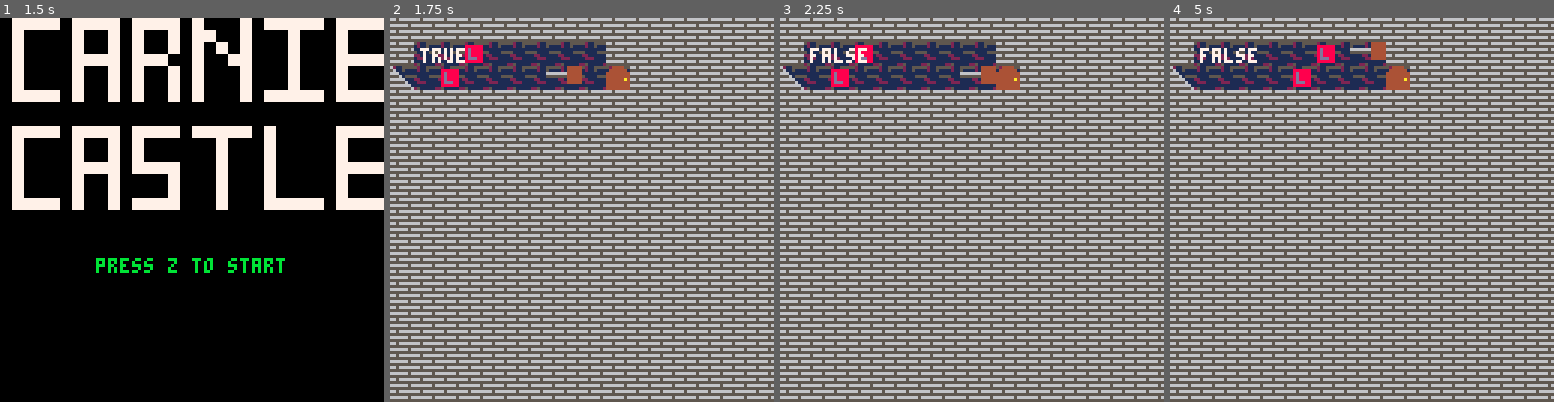
Above: before the commit, frames 1-4 (left to right).
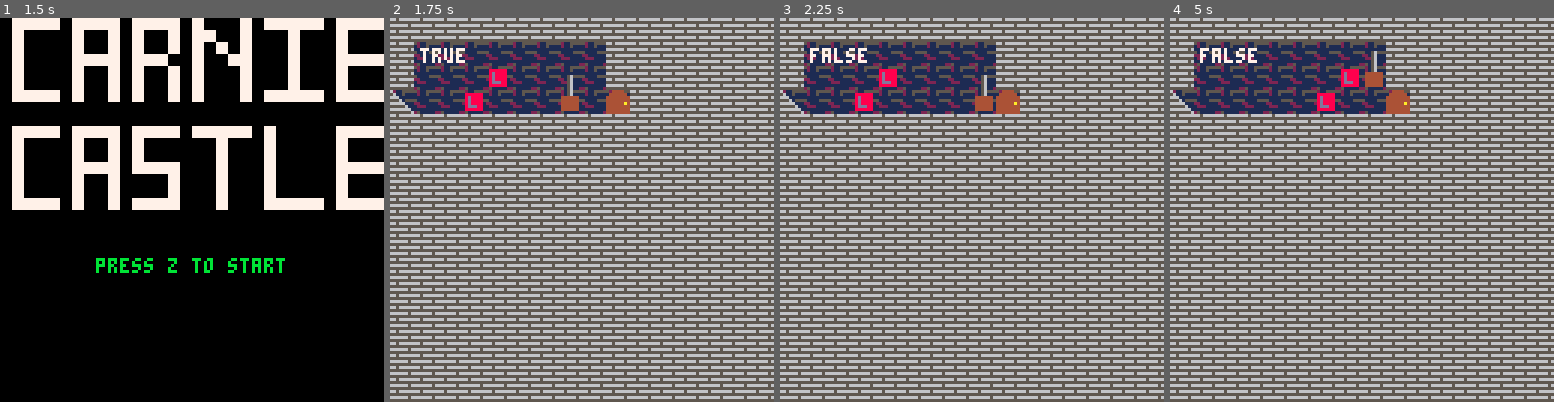
Above: after the commit, the same moments.

Repository: hhratcliffe/CarnieCastle
Game: PICO-8 cartridge carniecastle.p8
Two runs of this game, one before a commit and one after it. Both use one fixed random seed, a clock stepped at 60 frames per second and the inputs below.
Inputs:
- Up to frame 1 (1.5 s): tap X (X key) at 0.33, 1.07 s; tap O (Z key) at 0.7 s
- Up to frame 2 (1.75 s): hold Right from 1.6 s (still down); tap O (Z key) at 1.7 s
- Up to frame 3 (2.25 s): tap X (X key) at 1.85 s; release Right at 2.1 s; tap O (Z key) at 2.1 s; hold Up from 2.15 s (still down)
- Up to frame 4 (5 s): release Up at 2.42 s; hold Right 2.47-3.03 s; tap O (Z key) every 0.4 s from 2.5 to 4.9 s; tap X (X key) at 2.97, 4.08 s; hold Left 3.08-3.58 s; hold Down 3.63-3.97 s; hold Right 4.02-4.68 s; hold Up from 4.73 s (still down)

Frame 1 is identical in both runs. In frame 2, 4.9% of the frame differs, in the area x 0-63%, y 7-25%; in frame 3, 4.9%; in frame 4, 5.1%, in the area x 0-63%, y 6-25%.

Commit message:
New draft of modifyable game boards

Diff:
--- a/carniecastle.p8
+++ b/carniecastle.p8
@@ -20,52 +20,68 @@
 --temp variable used to simulate turn based movement
 pturn=true
 
+trueFloor={
+	"025,025,025,025,025,025,025,025,025,025,025,025,025,025,025,025",
+	"025,025,025,025,025,025,025,025,025,025,025,025,025,025,025,025",
+	"025,025,025,025,025,025,025,025,025,025,025,025,025,025,025,025",
+	"025,025,025,025,025,025,025,025,025,025,025,025,025,025,025,025",
+	"025,025,025,025,025,025,025,025,025,025,025,025,025,025,025,025",
+	"025,025,025,025,025,025,025,025,025,025,025,025,025,025,025,025",
+	"025,025,025,025,025,025,025,025,025,025,025,025,025,025,025,025",
+	"025,025,025,025,025,025,025,025,025,025,025,025,025,025,025,025",
+	"025,025,025,025,025,025,025,025,025,025,025,025,025,025,025,025",
+	"025,025,025,025,025,025,025,025,025,025,025,025,025,025,025,025",
+	"025,025,025,025,025,025,025,025,025,025,025,025,025,025,025,025",
+	"025,025,025,025,025,025,025,025,025,025,025,025,025,025,025,025",
+	"025,025,025,025,025,025,025,025,025,025,025,025,025,025,025,025",
+	"025,025,025,025,025,025,025,025,025,025,025,025,025,025,025,025",
+	"025,025,025,025,025,025,025,025,025,025,025,025,025,025,025,025",
+	"025,025,025,025,025,025,025,025,025,025,025,025,025,025,025,025"
+}
 --rooms
 --Generic Room
 --[[
-room1=
 {
-	"0,0,0,0,0,0,0,0,0,0,0,0,0,0,0,0",
-	"0,0,0,0,0,0,0,0,0,0,0,0,0,0,0,0",
-	"0,0,0,0,0,0,0,0,0,0,0,0,0,0,0,0",
-	"0,0,0,0,0,0,0,0,0,0,0,0,0,0,0,0",
-	"0,0,0,0,0,0,0,0,0,0,0,0,0,0,0,0",
-	"0,0,0,0,0,0,0,0,0,0,0,0,0,0,0,0",
-	"0,0,0,0,0,0,0,0,0,0,0,0,0,0,0,0",
-	"0,0,0,0,0,0,0,0,0,0,0,0,0,0,0,0",
-	"0,0,0,0,0,0,0,0,0,0,0,0,0,0,0,0",
-	"0,0,0,0,0,0,0,0,0,0,0,0,0,0,0,0",
-	"0,0,0,0,0,0,0,0,0,0,0,0,0,0,0,0",
-	"0,0,0,0,0,0,0,0,0,0,0,0,0,0,0,0",
-	"0,0,0,0,0,0,0,0,0,0,0,0,0,0,0,0",
-	"0,0,0,0,0,0,0,0,0,0,0,0,0,0,0,0",
-	"0,0,0,0,0,0,0,0,0,0,0,0,0,0,0,0",
-	"0,0,0,0,0,0,0,0,0,0,0,0,0,0,0,0"
+	"210,210,210,210,210,210,210,210,210,210,210,210,210,210,210,210",
+	"210,210,210,210,210,210,210,210,210,210,210,210,210,210,210,210",
+	"210,210,210,210,210,210,210,210,210,210,210,210,210,210,210,210",
+	"210,210,210,210,210,210,210,210,210,210,210,210,210,210,210,210",
+	"210,210,210,210,210,210,210,210,210,210,210,210,210,210,210,210",
+	"210,210,210,210,210,210,210,210,210,210,210,210,210,210,210,210",
+	"210,210,210,210,210,210,210,210,210,210,210,210,210,210,210,210",
+	"210,210,210,210,210,210,210,210,210,210,210,210,210,210,210,210",
+	"210,210,210,210,210,210,210,210,210,210,210,210,210,210,210,210",
+	"210,210,210,210,210,210,210,210,210,210,210,210,210,210,210,210",
+	"210,210,210,210,210,210,210,210,210,210,210,210,210,210,210,210",
+	"210,210,210,210,210,210,210,210,210,210,210,210,210,210,210,210",
+	"210,210,210,210,210,210,210,210,210,210,210,210,210,210,210,210",
+	"210,210,210,210,210,210,210,210,210,210,210,210,210,210,210,210",
+	"210,210,210,210,210,210,210,210,210,210,210,210,210,210,210,210",
+	"210,210,210,210,210,210,210,210,210,210,210,210,210,210,210,210"
 }
 ]]
-floor1=
-{
-	room1=
-	{
-		"0,0,0,0,0,0,0,0,0,0,0,0,0,0,0,0",
-		"0,0,0,0,0,0,0,0,0,0,0,0,0,0,0,0",
-		"0,0,0,0,0,0,0,0,0,0,0,0,0,0,0,0",
-		"0,0,0,0,0,0,0,0,0,0,0,0,0,0,0,0",
-		"0,0,0,0,0,0,0,0,0,0,0,0,0,0,0,0",
-		"0,0,0,0,0,0,0,0,0,0,0,0,0,0,0,0",
-		"0,0,0,0,0,0,0,0,0,0,0,0,0,0,0,0",
-		"0,0,0,0,0,0,0,0,0,0,0,0,0,0,0,0",
-		"0,0,0,0,0,0,0,0,0,0,0,0,0,0,0,0",
-		"0,0,0,0,0,0,0,0,0,0,0,0,0,0,0,0",
-		"0,0,0,0,0,0,0,0,0,0,0,0,0,0,0,0",
-		"0,0,0,0,0,0,0,0,0,0,0,0,0,0,0,0",
-		"0,0,0,0,0,0,0,0,0,0,0,0,0,0,0,0",
-		"0,0,0,0,0,0,0,0,0,0,0,0,0,0,0,0",
-		"0,0,0,0,0,0,0,0,0,0,0,0,0,0,0,0",
-		"0,0,0,0,0,0,0,0,0,0,0,0,0,0,0,0"
+gameBoard={
+	{--Floor1
+		{--Room1
+			"210,210,210,202,210,210,210,210,210,210,210,210,210,210,210,210",
+			"210,nil,nil,nil,210,210,210,210,210,210,210,210,210,210,210,210",
+			"210,nil,nil,nil,210,210,210,210,210,210,210,210,210,210,210,210",
+			"210,nil,nil,010,210,210,210,210,210,210,210,210,210,210,210,210",
+			"210,nil,010,nil,210,210,210,210,210,210,210,210,210,210,210,210",
+			"210,nil,nil,nil,210,210,210,210,210,210,210,210,210,210,210,210",
+			"210,nil,nil,nil,210,210,210,210,210,210,210,210,210,210,210,210",
+			"210,nil,nil,000,210,210,210,210,210,210,210,210,210,210,210,210",
+			"210,nil,nil,nil,210,210,210,210,210,210,210,210,210,210,210,210",
+			"210,210,210,201,210,210,210,210,210,210,210,210,210,210,210,210",
+			"210,210,210,210,210,210,210,210,210,210,210,210,210,210,210,210",
+			"210,210,210,210,210,210,210,210,210,210,210,210,210,210,210,210",
+			"210,210,210,210,210,210,210,210,210,210,210,210,210,210,210,210",
+			"210,210,210,210,210,210,210,210,210,210,210,210,210,210,210,210",
+			"210,210,210,210,210,210,210,210,210,210,210,210,210,210,210,210",
+			"210,210,210,210,210,210,210,210,210,210,210,210,210,210,210,210"
+		}
 	}
 }
-
 --table for player containing direction and sprite
 --"0" corresponds to player in gb matrix
 player={
@@ -324,6 +340,29 @@
 	temp=nil
 end
 
+function convertStringsToArray(room)
+	board={}
+	i=1
+	for x in all(room) do
+		board[i]=mysplit(x)
+		i+=1
+	end
+	return board
+end
+
+function mysplit(inputstr)
+    outputarray={}
+		for x=1,16 do
+			outputarray[x]=sub(inputstr,1+(x-1)*4,3+(x-1)*4)
+			if(outputarray[x]=='nil') then
+				outputarray[x]=nil
+			else
+				outputarray[x]=outputarray[x]+0
+			end
+		end
+		return outputarray
+end
+
 function _init()
 	titleinit()
 end
@@ -336,31 +375,9 @@
 function gameinit()
 	mode=1
 	music(32, 200, 2)
-	--sets up gameboard with nil values
-	gb={}
-	floor = {}
-	for i=1,16 do
-		gb[i]={}
-		floor[i] = {}
-		for j=1,16 do
-			floor[i][j] = 25
-			gb[i][j]=nil
-			if j ==1 or j >3 or i==1 or i>9 then
-				gb[i][j]=210
-			end
-		end
-	end
-	--put player at position [8][3] in gb
-	gb[8][3]=0
-	player.direct=.25
-	--put lesser clown at 4,2
-	gb[4][2] = 10 + north
-	--put lesser clown at 3,3
-	gb[3][3] = 10 + north
-	--placing door
-	gb[10][3] = 201
-	--placing stairway
-	gb[1][3] = 202
+	--sets up gameboard
+	gb=convertStringsToArray(gameBoard[1][1])
+	floor = convertStringsToArray(trueFloor)
 end
 
 function _update()
